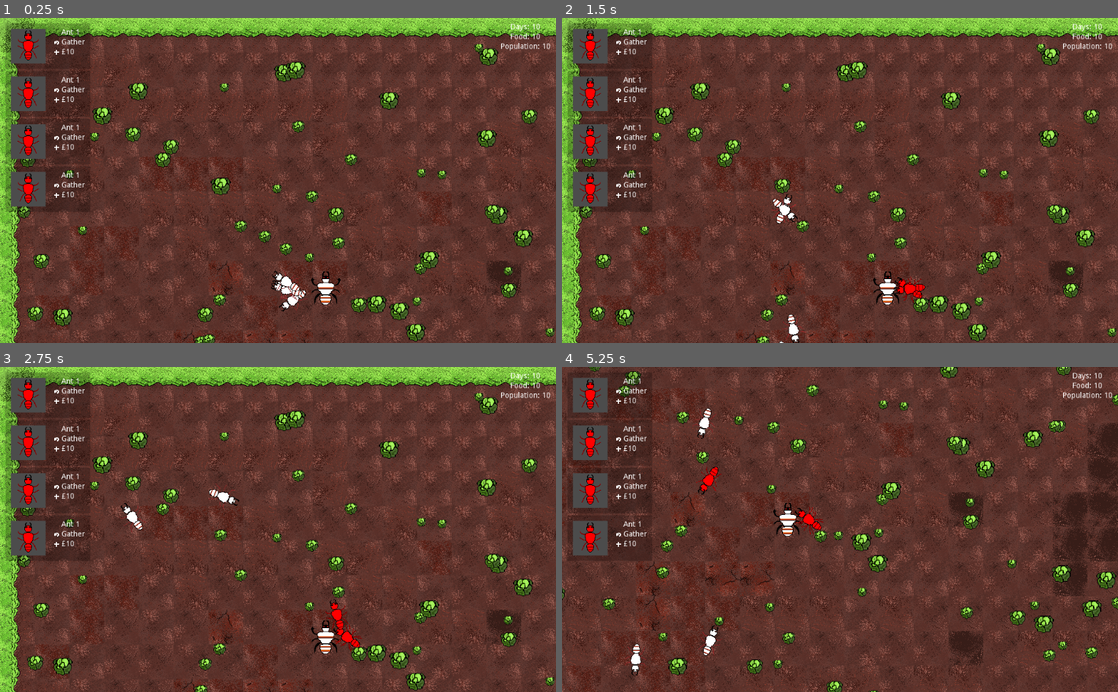
Above: before the commit, frames 1-4 (two rows, left to right).
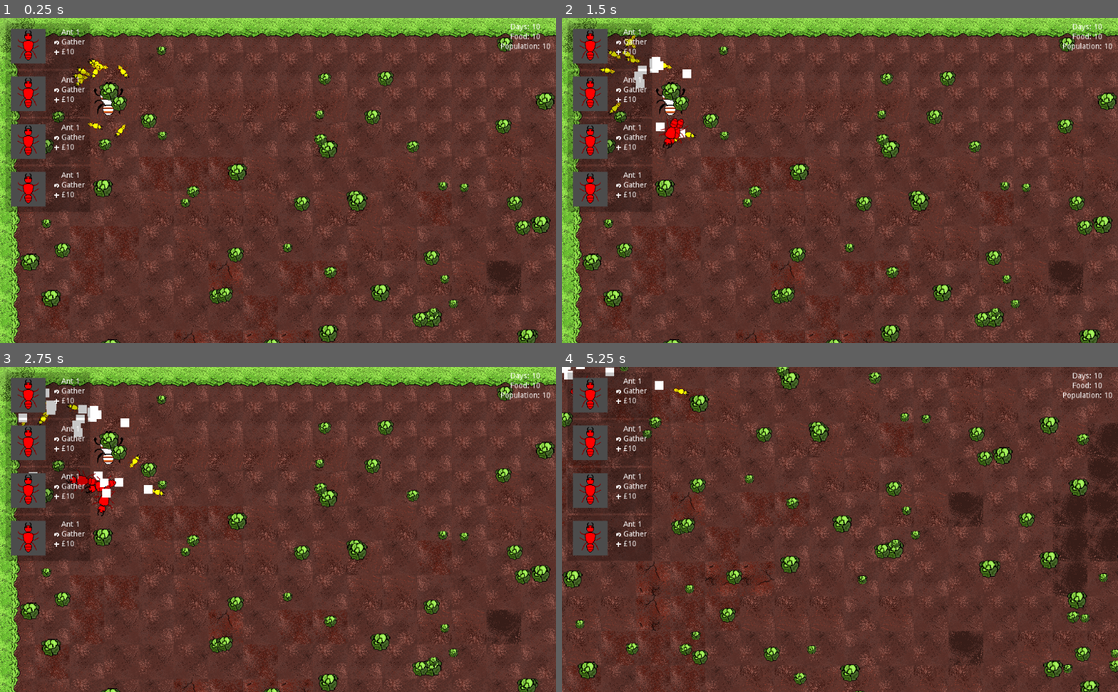
Above: after the commit, the same moments.

Repository: IBricchi/EdgeOfTheHedge
Game: Godot game, scene res://scenes/game.tscn
The game is run twice, just before and just after one commit, with the same random seed, the same clock (stepped at 60 frames per second) and the same inputs.
Inputs (mouse positions are in pixels of both pictures, inside the frame that each line leads up to):
- Up to frame 1 (0.25 s): no input
- Up to frame 2 (1.5 s): click (617, 50) at 0.52 s; click (617, 50) at 1.27 s
- Up to frame 3 (2.75 s): click (55, 399) at 2.02 s
- Up to frame 4 (5.25 s): move the mouse to (962, 513) at 2.77 s; hold S (camera_bottom) 2.78-3.53 s; move the mouse to (728, 545) at 3.52 s; tap Left (camera_left) at 3.6 s; move the mouse to (895, 458) at 4.27 s; hold D (camera_right) 4.28-5.03 s; move the mouse to (812, 594) at 5.02 s; tap Up (camera_top) at 5.1 s

The runs differ from the first frame. In frame 1, 9.7% of the frame differs, in the area x 3-100%, y 5-100%; in frame 2, 10%; in frame 3, 10%; in frame 4, 10%.
Error after the commit: Trying to assign value of type 'Vector2' to a variable of type 'Node'. (res://scripts/ant.gd:113)

Commit message:
intial markers implementation

Diff:
--- a/scenes/ant.tscn
+++ b/scenes/ant.tscn
@@ -88,7 +88,9 @@
 "speed": 12.0
 } ]
 
-[node name="Ant" type="KinematicBody2D"]
+[node name="Ant" type="KinematicBody2D" groups=[
+"ant",
+]]
 collision_layer = 0
 collision_mask = 3
 script = ExtResource( 3 )
@@ -97,7 +99,6 @@
 rotation = 1.5708
 frames = SubResource( 6 )
 animation = "Idle"
-frame = 3
 playing = true
 
 [node name="Basic Ant Walk" type="AnimatedSprite" parent="."]
@@ -105,6 +106,7 @@
 rotation = 1.5708
 frames = SubResource( 19 )
 animation = "Walk"
+frame = 4
 playing = true
 
 [node name="AntCollision" type="CollisionPolygon2D" parent="."]
--- /dev/null
+++ b/scenes/marker.tscn
@@ -0,0 +1,20 @@
+[gd_scene load_steps=3 format=2]
+
+[ext_resource path="res://scripts/marker.gd" type="Script" id=1]
+
+[sub_resource type="CircleShape2D" id=1]
+radius = 24.0
+
+[node name="marker" type="Area2D"]
+script = ExtResource( 1 )
+
+[node name="collision" type="CollisionShape2D" parent="."]
+shape = SubResource( 1 )
+
+[node name="Polygon2D" type="Polygon2D" parent="."]
+polygon = PoolVector2Array( -8, -8, -8, 8, 8, 8, 8, -8 )
+
+[node name="Timer" type="Timer" parent="."]
+
+[connection signal="body_entered" from="." to="." method="_on_marker_body_entered"]
+[connection signal="timeout" from="Timer" to="." method="_on_Timer_timeout"]
--- a/scenes/queen.tscn
+++ b/scenes/queen.tscn
@@ -2,16 +2,21 @@
 
 [ext_resource path="res://assets/queenan attackt.png" type="Texture" id=1]
 
-[sub_resource type="CapsuleShape2D" id=1]
-radius = 16.0
-height = 44.0
+[sub_resource type="CircleShape2D" id=1]
+radius = 48.6621
 
-[node name="KinematicBody2D" type="KinematicBody2D"]
+[node name="KinematicBody2D" type="KinematicBody2D" groups=[
+"queen",
+]]
+collision_layer = 31
+collision_mask = 31
 
 [node name="queen" type="Sprite" parent="."]
 texture = ExtResource( 1 )
 hframes = 2
 vframes = 2
 
-[node name="CollisionShape2D" type="CollisionShape2D" parent="."]
+[node name="CollisionShape2D" type="CollisionShape2D" parent="." groups=[
+"queen",
+]]
 shape = SubResource( 1 )
--- a/scripts/ant.gd
+++ b/scripts/ant.gd
@@ -6,31 +6,37 @@
 onready var sensor : CollisionPolygon2D = $"Area2D/AntSensor"
 onready var ray : RayCast2D = $Collisionray
 
+var marker : Resource = preload("res://scenes/marker.tscn")
+
 var context;
 
+var marker_max_time : float = 2
+var markers_set : Array = []
+var marker_follow_timer : float  = 0
+var marker_set_timer : float = 0.4
+var idle_timer :float = 1
 var desired_direction : Vector2 = Vector2.ZERO
 var home : Node setget set_ant_home
-var speed : float = rand_range(2,4)
+var speed : float = rand_range(40,60)
 
 
-var hunger_max : float = rand_range(15.0,20.0)
+var health : float = 20
+var food_carried :int = 0
+var hunger_max : float = rand_range(35.0,50.0)
 var hunger : float = hunger_max
 
 enum priority {
 	find_food = 0,
 	idle = 1,
 	fight = 2,
-	run_away = 3
+	go_home = 3
 }
 
 
 var ant_priority : int = priority.find_food
-var focus : Node = null # focus is the node the ant wants to get to, food, enemy, home, etc
-var focus_position : Vector2
 
 
 func _ready():
-	randomize()
 	desired_direction = Vector2(rand_range(-1,-1),rand_range(-1,1)).normalized()
 	idle_sprite.visible = true
 	walk_sprite.visible = false
@@ -38,44 +44,61 @@
 
 func _physics_process(delta):
 	hunger -= delta
+
 	# if the ant is moving
 	if ant_priority != priority.idle :
-
-		if focus != null:
-			var to_focus : Vector2 = (focus_position - position).normalized()
-			desired_direction = (desired_direction +  delta*speed*to_focus).normalized()
+		if ant_priority != priority.go_home :
+			#print(marker_set_timer)
+			marker_set_timer -= delta
+			if marker_set_timer < 0:
+				marker_set_timer = marker_max_time
+				var m : Node = marker.instance()
+				get_parent().add_child(m)
+				m.translate(position)
+				m.parent = self
+				m.set_direction(desired_direction)
+				get_parent().markers.append(m)
+				markers_set.append(m)
+		else:
+			marker_follow_timer -= delta
 
 
-		var move_collision_result = move_and_collide( desired_direction * speed)
+		var move_collision_result = move_and_collide(delta* desired_direction * speed)
 		# if the ant collides stop moving
 		if move_collision_result:
 			if move_collision_result.collider.is_in_group("Food"):
-				focus = move_collision_result.collider
-			if move_collision_result.collider == focus:
-				focus_reached()
-				return
+				move_collision_result.collider.gets_eaten()
+				if hunger < hunger_max/4 :
+					hunger += 10
+				elif health < health/3:
+					health += 5
+				else:
+					food_carried += 1
+				ant_priority = priority.idle
+
 			# collide off the wall
 			if move_collision_result.collider.is_in_group("hedge"):
 				desired_direction = pow(-1, randi()%2)*Vector2(desired_direction.y, -desired_direction.x)
-				focus = null
+			if move_collision_result.collider.is_in_group("queen"):
+				print("quen")
+				reached_home()
 		# make sure the walk animation is playing and make sure the animation is playing at the correct speed
 		if not walk_sprite.visible:
 			walk_sprite.visible = true
 			idle_sprite.visible = false
 
 
-		walk_sprite.frames.set_animation_speed("Walk", 24* speed)
+		walk_sprite.frames.set_animation_speed("Walk", 24* delta*speed)
 		# rotate the ant
 		look_at(position + desired_direction)
 
-		if focus == home:
-			if (home.position - position).length() < 1000:
-				reached_home()
-
-		if not focus and ant_priority == priority.find_food :
-			check_sensors()
 	# if the ant isnt moving play the idle animation
 	else:
+		idle_timer -= delta
+		if idle_timer < 0:
+			ant_priority = priority.go_home
+			idle_timer = 1
+			desired_direction = - desired_direction
 		if not idle_sprite.visible:
 			walk_sprite.visible = false
 			idle_sprite.visible = true
@@ -83,34 +106,11 @@
 	if hunger < 0 :
 		ant_death()
 	if hunger < hunger_max / 2 :
-		focus = home
+		priority.go_home
 
 
-
-func check_collision_ray(delta : float):
-	# rotate the collision ray and check if it hits something, if it does return vector to it
-	# gonna use this to detect enemies
-	ray.rotation += PI * delta * 2 # rotate once a second
-	if ray.is_colliding():
-		if focus and  (ray.get_collision_point() - focus_position).length() > 25:
-			return ray.get_collision_point() - self.position
-
-func focus_reached():
-	if focus.is_in_group("Food"):
-		focus.gets_eaten()
-		focus = home
-		print("going home")
-	else:
-		focus = null
-	#rotation -= PI
-	var to_focus : Vector2 = focus_position - self.position
-	desired_direction = to_focus.normalized()
-
-
-
-func set_ant_home(vect):
-	home = Node2D.new()
-	home.position = vect
+func set_ant_home(v):
+	home = v
 
 func set_context(context):
 	context.connect("context_update", self, "update_context")
@@ -120,21 +120,19 @@
 	modulate = context.color
 
 func check_sensors():
-	# set closest lettuce as focus
-	var min_dist : float = 3.402823e+38 # positive infinity (actually using INF doesn't work and I have no idea why)
+
+	var min_dist : Vector2 = Vector2(1000,1000)
 	for body in sensor_area.get_overlapping_bodies():
 		if body.is_in_group("Food"):
 			if body.nom_nom_value > 0:
 				var dist : Vector2 = body.position - self.position
-				if dist.length() < min_dist :
-					focus = body
-					focus_position = body.position
-					min_dist = dist.length()
-
+				if dist.length() < min_dist.length() :
+					min_dist = dist
+	desired_direction = min_dist.normalized()
 
 
 func ant_death():
-	self.modulate = Color(0.2,0.2,0.2)
+	self.modulate = Color(0.1,0.1,0.1)
 	desired_direction = Vector2.ZERO
 	speed = 0
 	walk_sprite.frames.set_animation_speed("Walk", 0)
@@ -143,7 +141,7 @@
 
 func reached_home():
 	hunger = hunger_max
-	focus = null
+	ant_priority = priority.find_food
 	# bounce back in the same desired_direction that the ant came from plusminus pi/2
 	var rand_angle = atan(desired_direction.y / desired_direction.x) +  rand_range(PI/2, 3/2*PI)
 	desired_direction = Vector2(cos(rand_angle), sin(rand_angle))
--- a/scripts/game.gd
+++ b/scripts/game.gd
@@ -9,7 +9,8 @@
 
 onready var ui = $UI
 
-var ant_home : Vector2 = Vector2(600,500)
+var ant_home : Vector2 = Vector2(200,150)
+var markers : Array = []
 
 func _ready():
 	cam.limit_right = 2040
@@ -19,21 +20,24 @@
 
 	ui.connect("birth_ant", self, "on_birth_ant")
 
-	randomize()
-	for i in range(4):
-		var ant1 = ant.instance()
-		add_child(ant1)
-		ant1.translate( ant_home)
-		ant1.set_ant_home(ant_home)
-
 	var q = queen.instance()
 	add_child(q)
 	q.translate(ant_home)
 
+	randomize()
+	for i in range(10):
+		var ant1 = ant.instance()
+		add_child(ant1)
+		ant1.modulate = Color(1,1,0)
+		ant1.scale /= 2
+		ant1.translate( ant_home)
+		ant1.set_ant_home(q)
+
+
 	for i in range(200):
 		var lett = lettuce.instance()
 		add_child(lett)
-		while lett.move_and_collide(Vector2(1,1)) :
+		while lett.move_and_collide(Vector2(10,10)) or lett.move_and_collide(-Vector2(10,10)) :
 			var try_position = Vector2(randi()%2000 , randi() %1100)
 			lett.translate(try_position)
 
--- /dev/null
+++ b/scripts/marker.gd
@@ -0,0 +1,33 @@
+extends Area2D
+
+
+var direction : Vector2 setget set_direction
+var parent : Node
+
+enum type {
+	home = 0,
+	food = 1,
+	enemy = 2,
+}
+
+
+func _ready():
+	var t = $Timer
+	t.start(30)
+
+func set_direction(dir):
+	direction = dir
+
+func _on_marker_body_entered(body):
+	if body.is_in_group("ant") :
+		if body.ant_priority == body.priority.go_home:
+			if body.marker_follow_timer < 0 :
+				body.marker_follow_timer = 0
+				body.desired_direction = - direction
+
+
+func _on_Timer_timeout():
+	parent.markers_set.erase(self) # remove from ant that set it
+	get_parent().markers.erase(self)# remove from game
+	get_parent().remove_child(self)
+	queue_free()
